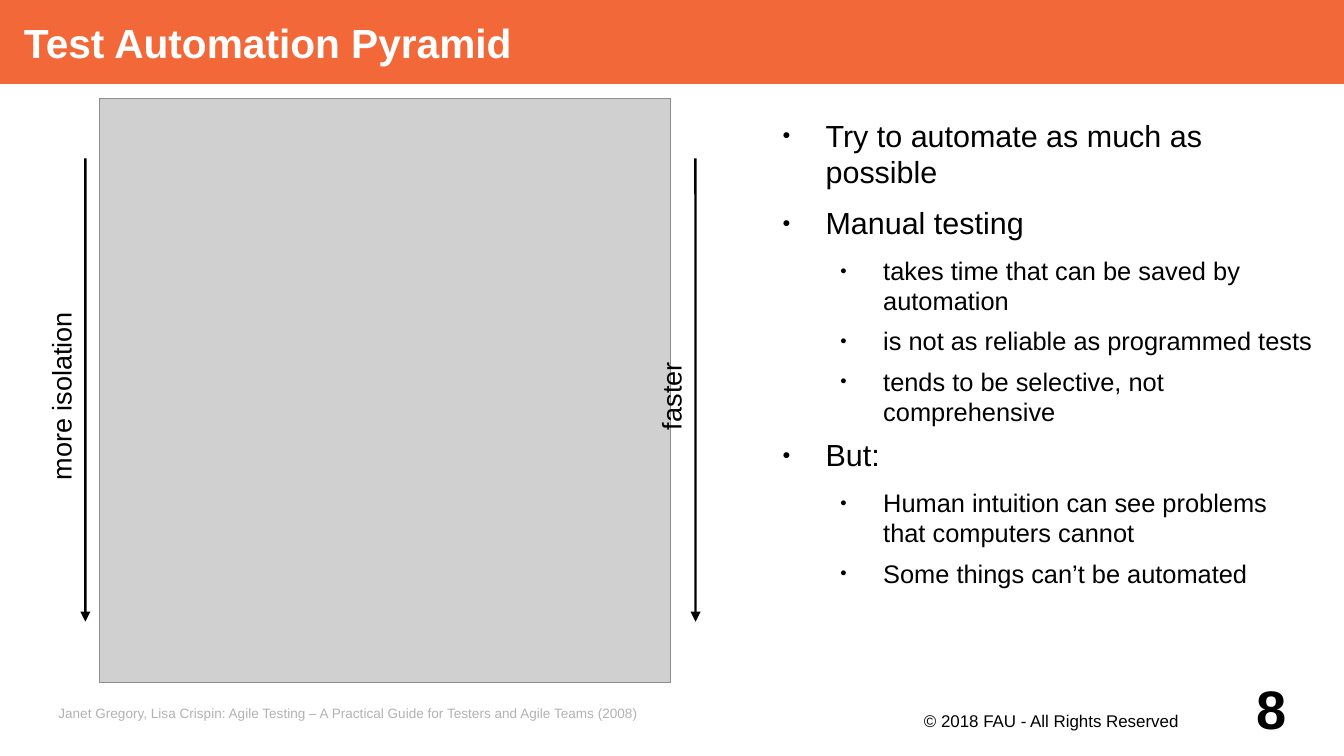
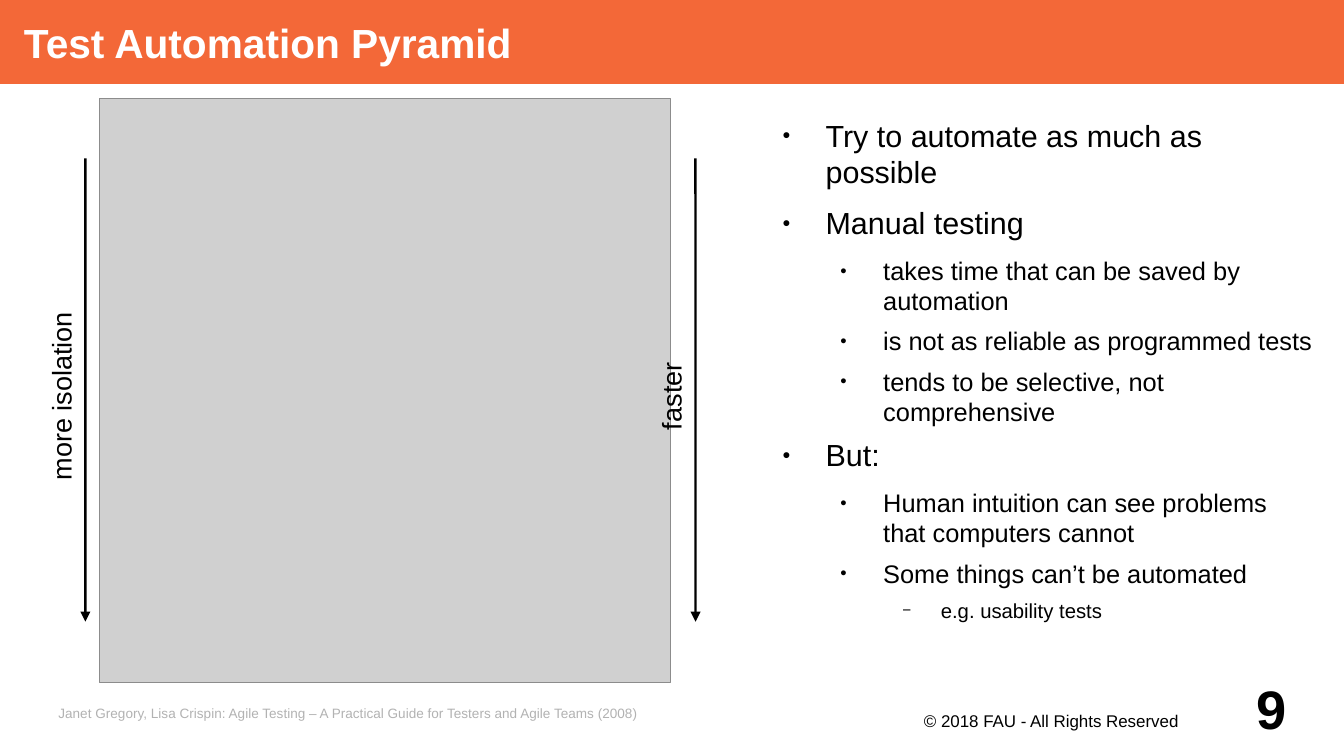
Before and after one commit to dirkriehle/adap-course, a slide deck: slide 9 of Lecture Slides/ADAP B01- Testing Overview.odp (slide 8 before the commit). Drawn at 1344x756 pixels with LibreOffice and Linux fonts; fonts in the diff are those of the drawing; grey boxes stand for pictures. Boxes give left, top, right and bottom in pixels: in the first picture for what was removed or moved away, otherwise in the second. Text is boxed around its words. In the diff, an @@ line names an element or a change of style, - is before the commit and + after.

```diff
--- a/Lecture Slides/ADAP B01- Testing Overview.odp
+++ b/Lecture Slides/ADAP B01- Testing Overview.odp
@@ text at [941,603,1102,623]: paragraph added @@
+    − e.g. usability tests
@@ page number at [1257,691,1287,730]: text changed @@
-8
+9
```
Also in this commit, not shown: 1 other slide changed, 1 slide added.
